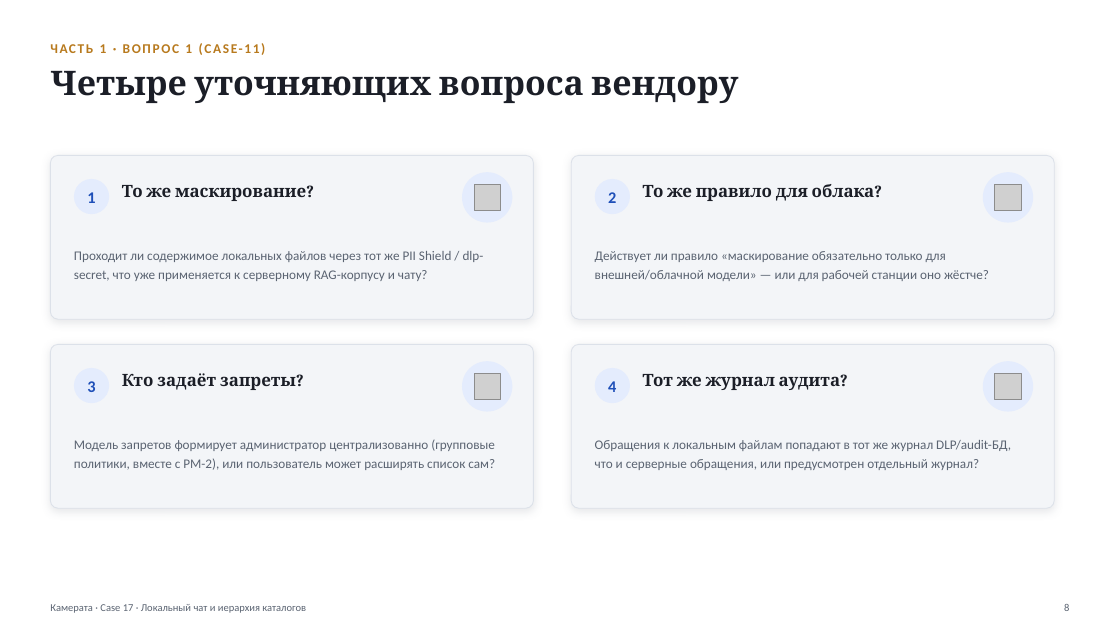
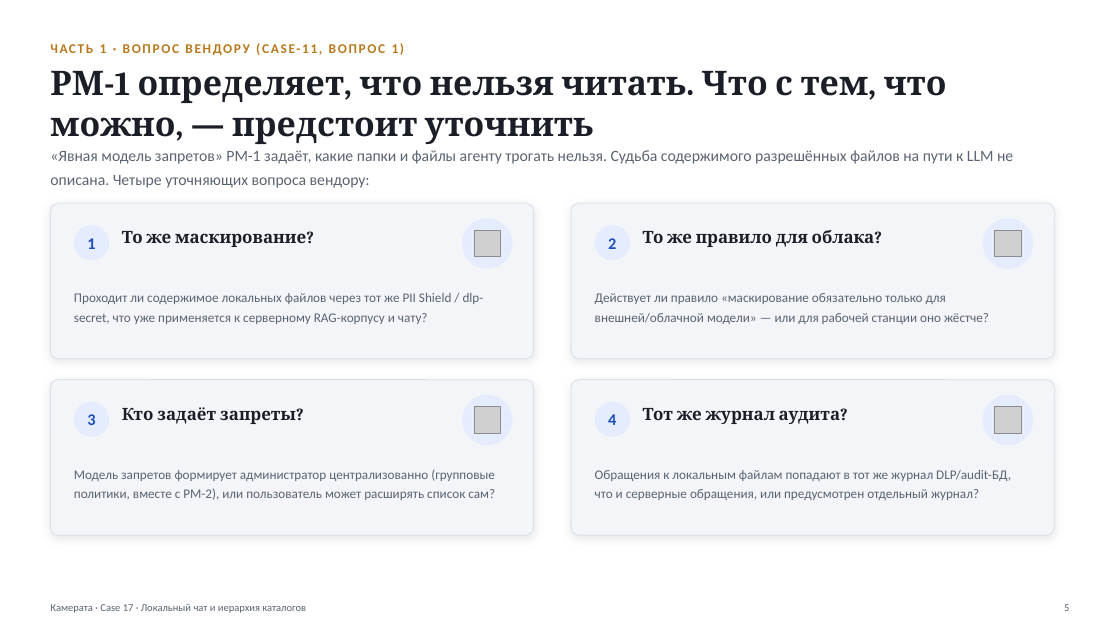
Before and after one commit to vladilslavandrosov-prog/job-RAG, a slide deck: slide 5 of docs/presentations/case-17-lokalny-chat-i-ierarhiya-katalogov.pptx (slide 8 before the commit). Drawn at 1120x630 pixels with LibreOffice and Linux fonts; fonts in the diff are those of the drawing; grey boxes stand for pictures. Boxes give left, top, right and bottom in pixels: in the first picture for what was removed or moved away, otherwise in the second. Text is boxed around its words. In the diff, an @@ line names an element or a change of style, - is before the commit and + after.

```diff
--- a/docs/presentations/case-17-lokalny-chat-i-ierarhiya-katalogov.pptx
+++ b/docs/presentations/case-17-lokalny-chat-i-ierarhiya-katalogov.pptx
@@ text at (100,44,309,53): text changed @@
-ЧАСТЬ 1 · ВОПРОС 1 (CASE-11)
+ЧАСТЬ 1 · ВОПРОС ВЕНДОРУ (CASE-11, ВОПРОС 1)
@@ text at (50,71,947,144): text changed @@
-Четыре уточняющих вопроса вендору
+РМ-1 определяет, что нельзя читать. Что с тем, что можно, — предстоит уточнить
@@ text added at (50,150,1013,188), 13.5 pt, text #5B6472 @@
+«Явная модель запретов» РМ-1 задаёт, какие папки и файлы агенту трогать нельзя. Судьба содержимого разрешённых файлов на пути к LLM не описана. Четыре уточняющих вопроса вендору:
@@ rounded rectangle: place and size @@
-rounded rectangle at (50,155,534,319)
+rounded rectangle at (50,203,534,359)
@@ proportions changed in 4 elements at (50,380,534,535), (571,380,1054,535), (50,203,534,359), (571,203,1054,359) @@
@@ rounded rectangle: place and size @@
-rounded rectangle at (571,155,1054,319)
+rounded rectangle at (571,203,1054,359)
@@ 4 texts, 2 pictures, 2 rounded rectangles, 2 ellipses: place and size @@
-4 texts, 2 pictures, 2 rounded rectangles, 2 ellipses at (74,172,1033,223)
+4 texts, 2 pictures, 2 rounded rectangles, 2 ellipses at (74,218,1033,269)
@@ text "Проходит ли содержимое локальных файлов ...": place and size @@
-text "Проходит ли содержимое локальных файлов ..." at (74,251,484,281)
+text "Проходит ли содержимое локальных файлов ..." at (74,293,484,324)
@@ text "Действует ли правило «маскирование обязательно ...": place and size @@
-text "Действует ли правило «маскирование обязательно ..." at (595,251,989,281)
+text "Действует ли правило «маскирование обязательно ..." at (595,293,989,324)
@@ rounded rectangle: place and size @@
-rounded rectangle at (50,344,534,508)
+rounded rectangle at (50,380,534,535)
@@ rounded rectangle: place and size @@
-rounded rectangle at (571,344,1054,508)
+rounded rectangle at (571,380,1054,535)
@@ 4 texts, 2 pictures, 2 ellipses, 2 rounded rectangles: place and size @@
-4 texts, 2 pictures, 2 ellipses, 2 rounded rectangles at (74,361,1033,412)
+4 texts, 2 pictures, 2 ellipses, 2 rounded rectangles at (74,395,1033,445)
@@ text "Модель запретов формирует администратор централизованно ...": place and size @@
-text "Модель запретов формирует администратор централизованно ..." at (74,440,495,470)
+text "Модель запретов формирует администратор централизованно ..." at (74,470,495,500)
@@ text "Обращения к локальным файлам попадают ...": place and size @@
-text "Обращения к локальным файлам попадают ..." at (595,440,1011,470)
+text "Обращения к локальным файлам попадают ..." at (595,470,1011,500)
```
Also in this commit, not shown: 13 other slides changed, 1 slide added, 4 slides removed.
